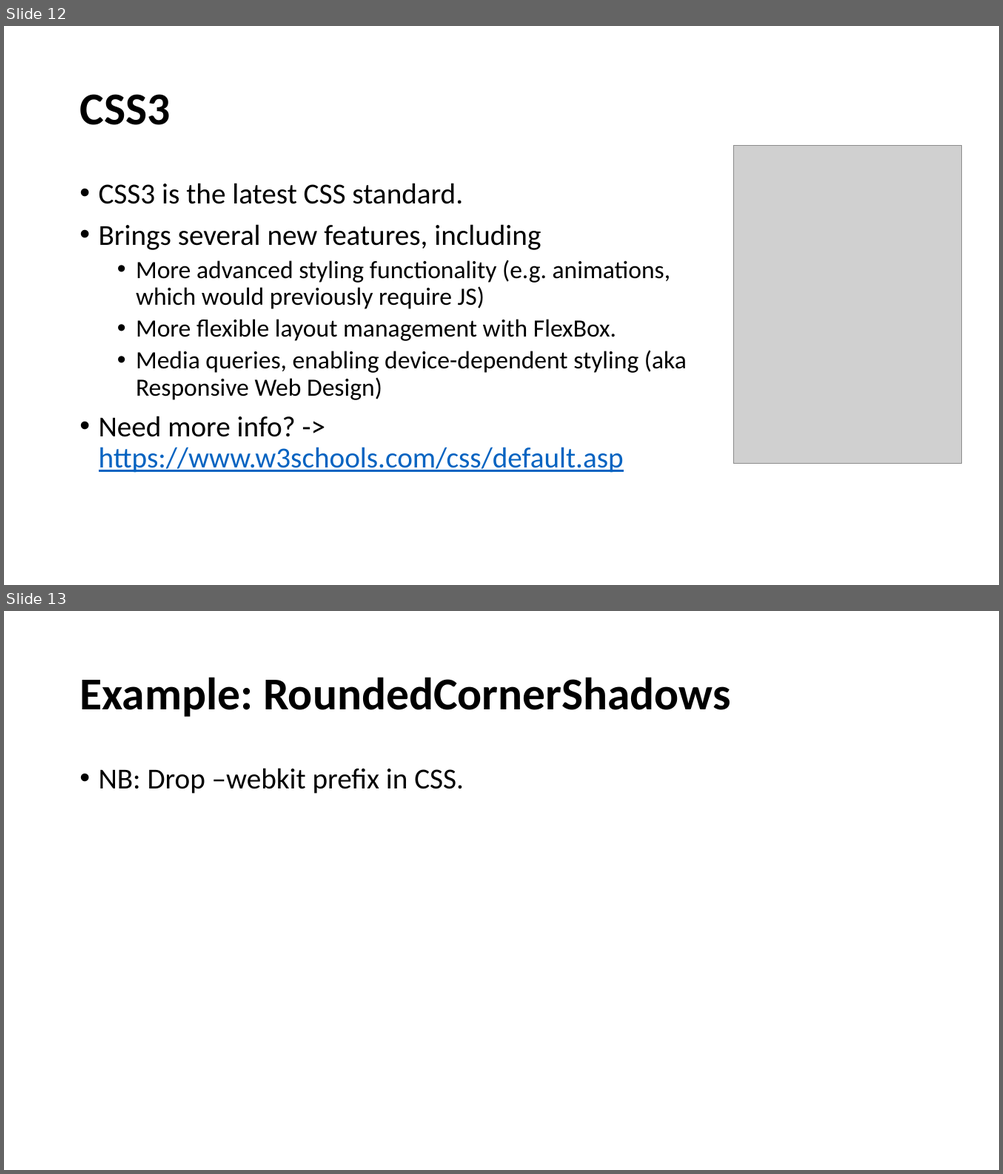
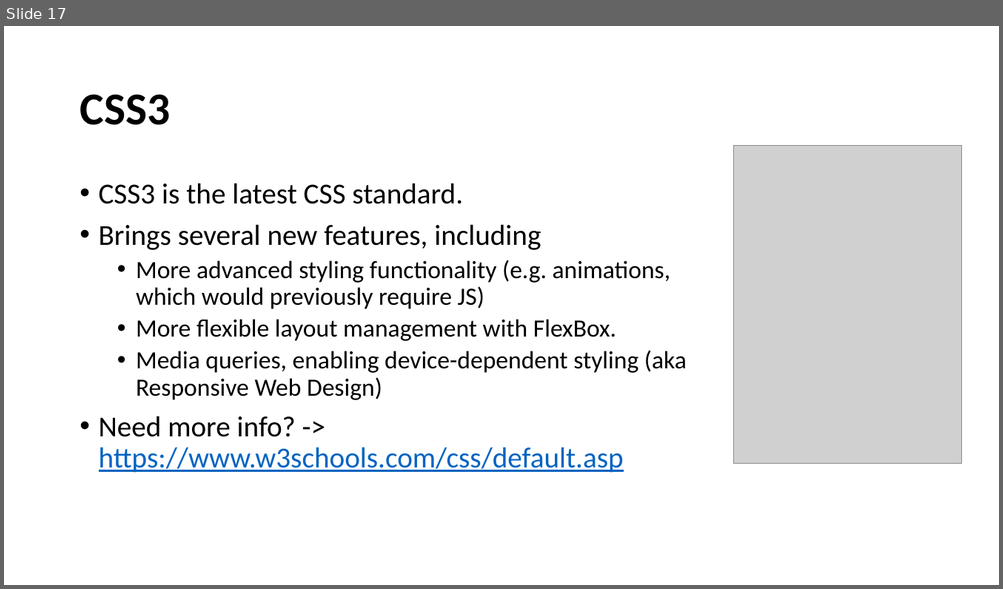
Before and after one commit to perl-easj/WebProg, a slide deck: 10_Intro/WebProg_ClassicWPReview.pptx. Shown one above the other, each under a label of ours: slides 12 and 13 before the commit, slide 17 after it. The pictures are 1003x1174 and 1003x589 pixels, drawn with LibreOffice and Linux fonts; fonts in the diff are those of the drawing; grey boxes stand for pictures. Boxes give left, top, right and bottom in pixels: in the first picture for what was removed or moved away, otherwise in the second. Text is boxed around its words. In the diff, an @@ line names an element or a change of style, - is before the commit and + after.

```diff
--- a/10_Intro/WebProg_ClassicWPReview.pptx
+++ b/10_Intro/WebProg_ClassicWPReview.pptx
@@ slide 13 removed at (4, 611, 999, 1170), background #FFFFFF @@
@@ title removed at (79, 677, 731, 717) @@
-Example: RoundedCornerShadows
@@ text removed at (99, 768, 464, 794) @@
-• NB: Drop –webkit prefix in CSS.
@@ what was slide 12 is now slide 17 @@
```
Also in this commit, not shown: 2 slides changed, 5 slides added, 3 other slides removed, 5 other files.
